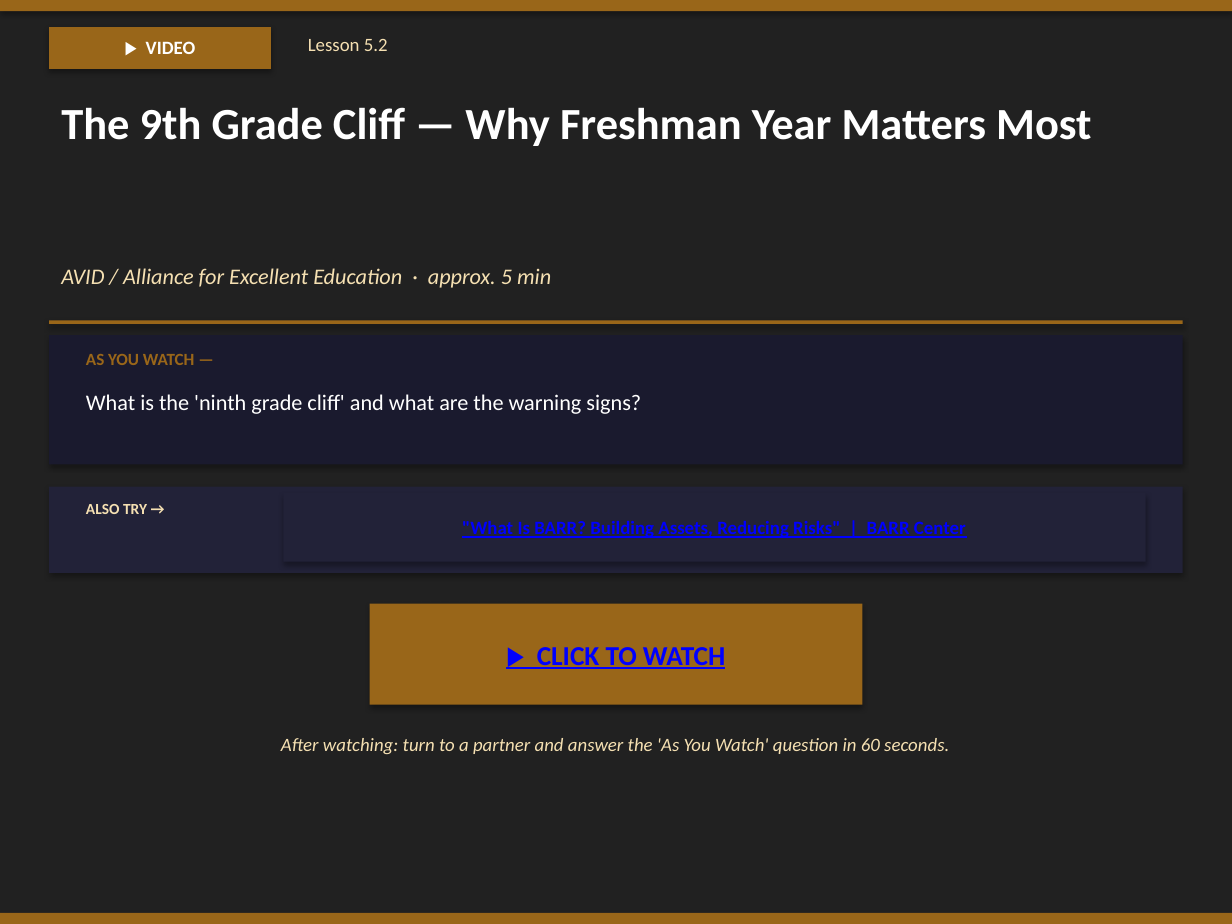
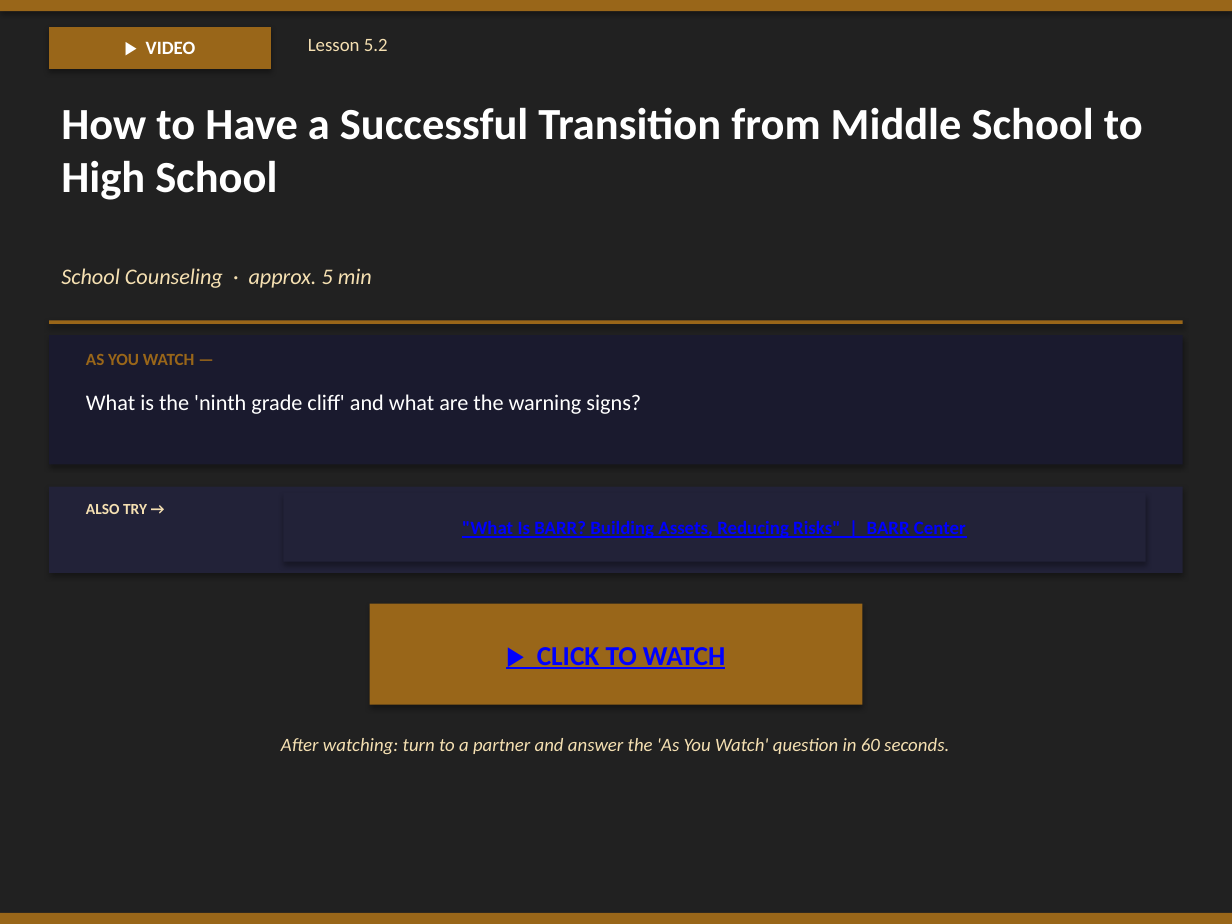
Before and after one commit to milesclawson/test-repo, a slide deck: slide 258 of downloads/warrior_prep_teacher_slides.pptx. Drawn at 1232x924 pixels with LibreOffice and Linux fonts; fonts in the diff are those of the drawing. Boxes give left, top, right and bottom in pixels: in the first picture for what was removed or moved away, otherwise in the second. Text is boxed around its words. In the diff, an @@ line names an element or a change of style, - is before the commit and + after.

```diff
--- a/downloads/warrior_prep_teacher_slides.pptx
+++ b/downloads/warrior_prep_teacher_slides.pptx
@@ text at bbox=[61, 107, 1143, 200]: text changed @@
-The 9th Grade Cliff — Why Freshman Year Matters Most
+How to Have a Successful Transition from Middle School to High School
@@ text at bbox=[61, 268, 372, 288]: text changed @@
-AVID / Alliance for Excellent Education · approx. 5 min
+School Counseling · approx. 5 min
```
Also in this commit, not shown: 10 other slides changed, 1 other file.
